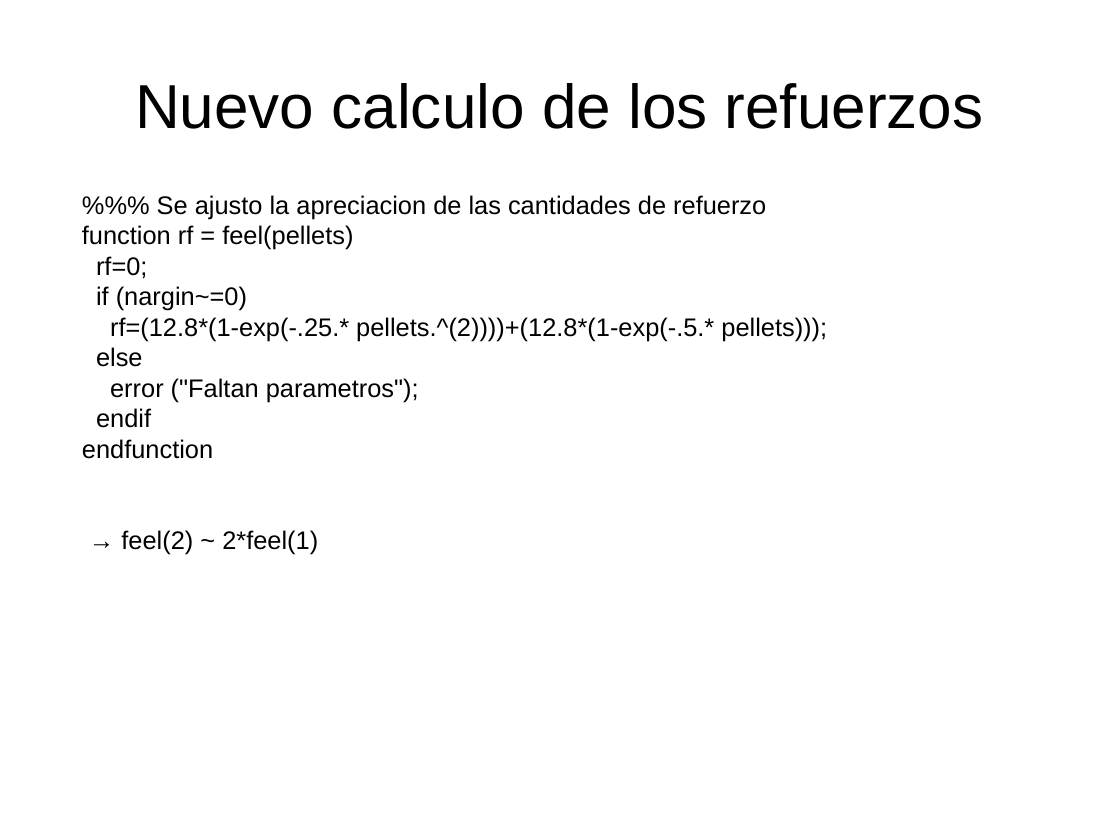
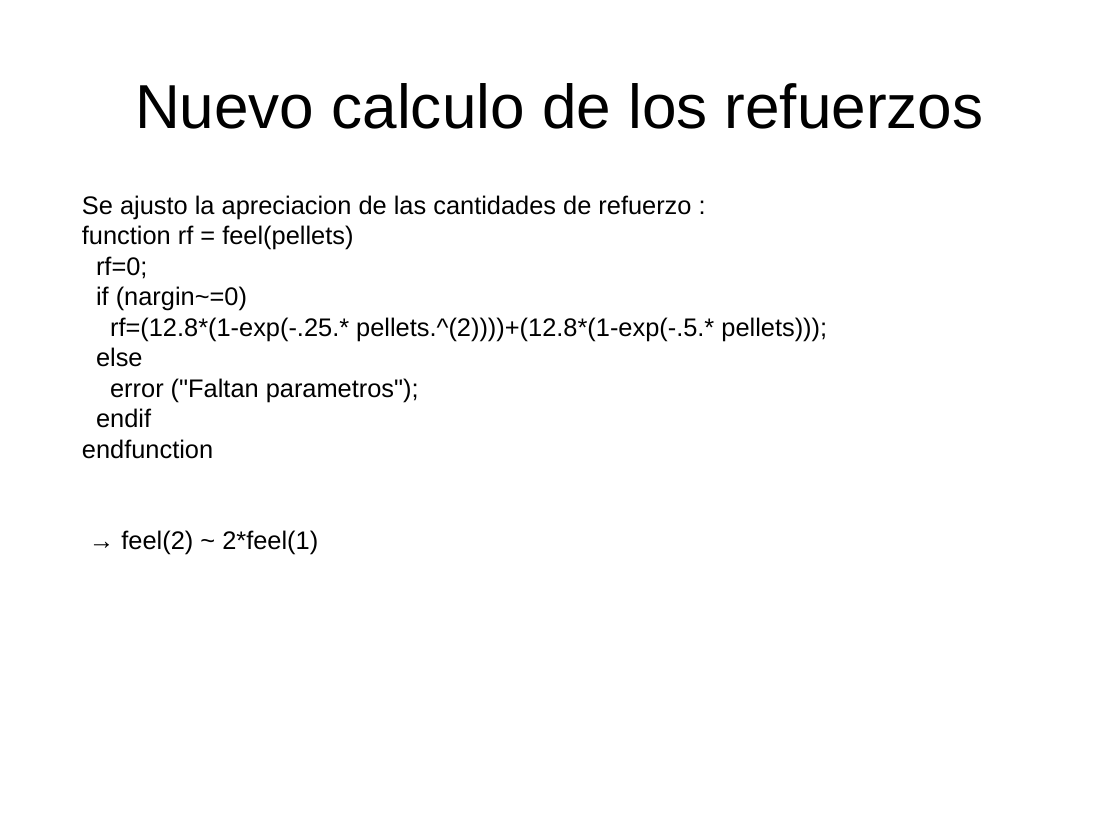
Before and after one commit to guillentu/operantModel4iPD, a slide deck: slide 24 of Modelo version 2/Historial.pptx (slide 20 before the commit). Drawn at 1120x840 pixels with LibreOffice and Linux fonts; fonts in the diff are those of the drawing. Boxes give left, top, right and bottom in pixels: in the first picture for what was removed or moved away, otherwise in the second. Text is boxed around its words. In the diff, an @@ line names an element or a change of style, - is before the commit and + after.

```diff
--- a/Modelo version 2/Historial.pptx
+++ b/Modelo version 2/Historial.pptx
@@ text at (82,195,691,219): text changed @@
-%%% Se ajusto la apreciacion de las cantidades de refuerzo
+Se ajusto la apreciacion de las cantidades de refuerzo :
```
Also in this commit, not shown: 5 other slides changed, 6 slides added, 2 slides removed, 2 other files.
